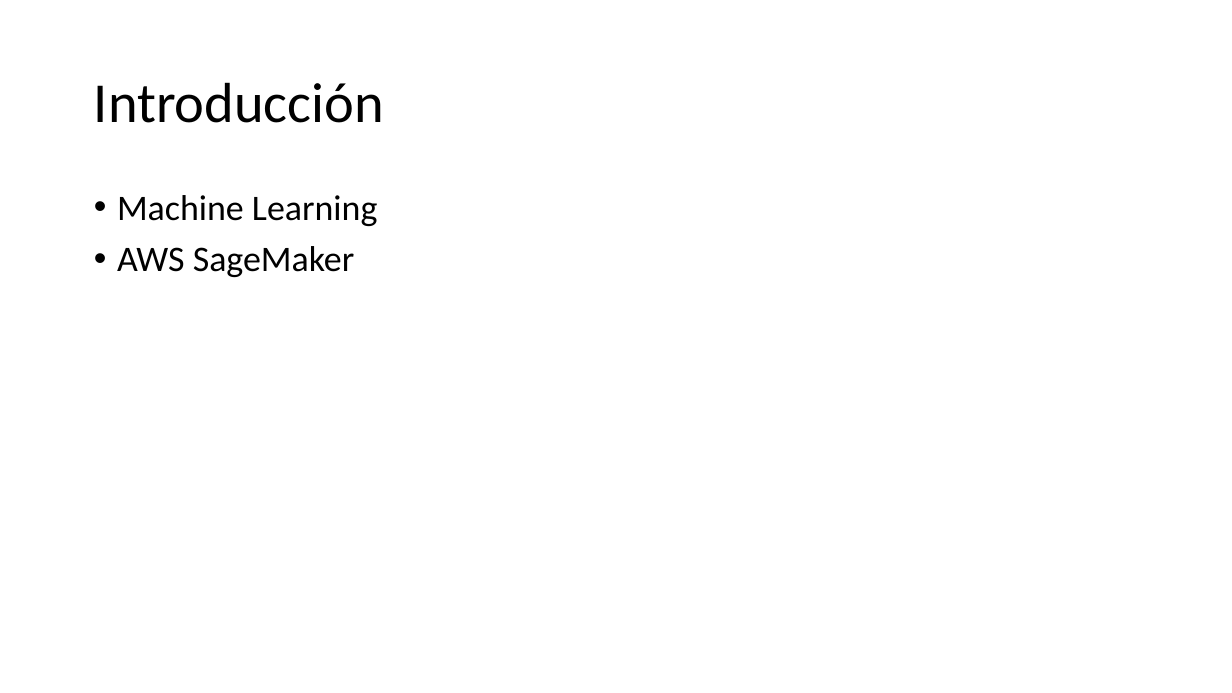
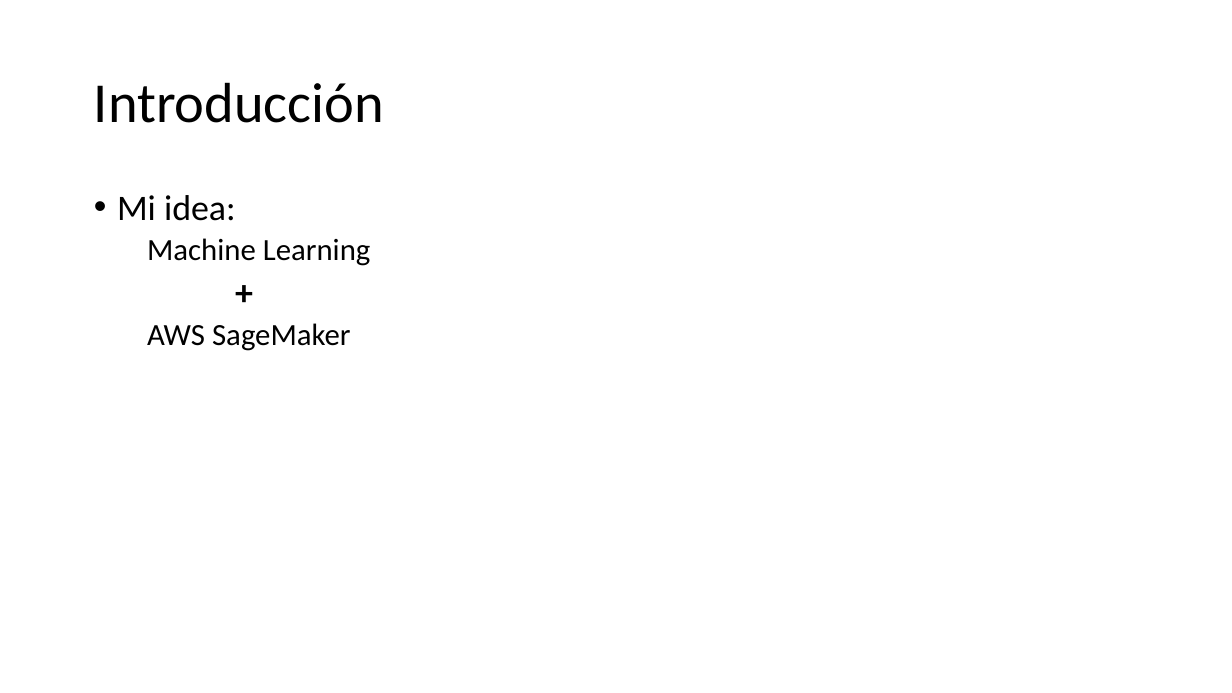
Before and after one commit to jamp00/Image-Clasification, a slide deck: slide 3 of Image clasification multilabel.pptx. Drawn at 1232x693 pixels with LibreOffice and Linux fonts; fonts in the diff are those of the drawing; background and template pictures are left out. Boxes give left, top, right and bottom in pixels: in the first picture for what was removed or moved away, otherwise in the second. Text is boxed around its words. In the diff, an @@ line names an element or a change of style, - is before the commit and + after.

```diff
--- a/Image clasification multilabel.pptx
+++ b/Image clasification multilabel.pptx
@@ text at [117,195,371,351]: paragraph added @@
+    +
@@ text at [117,195,236,221]: paragraph added @@
+• Mi idea:
@@ text at [147,238,371,351]: size 28 to 24 pt in "Machine Learning", "AWS SageMaker"; bullet • to none; list level 1 to 2 in "Machine Learning"; list level 1 to 2 in "AWS SageMaker" @@
```
Also in this commit, not shown: 4 other slides changed, 2 other files.
